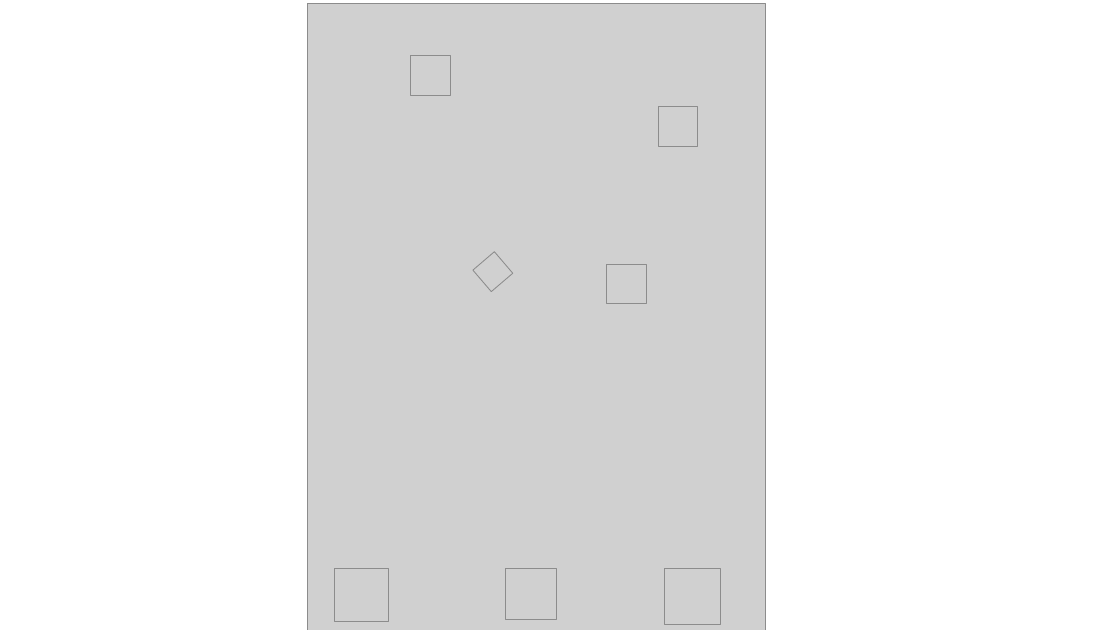
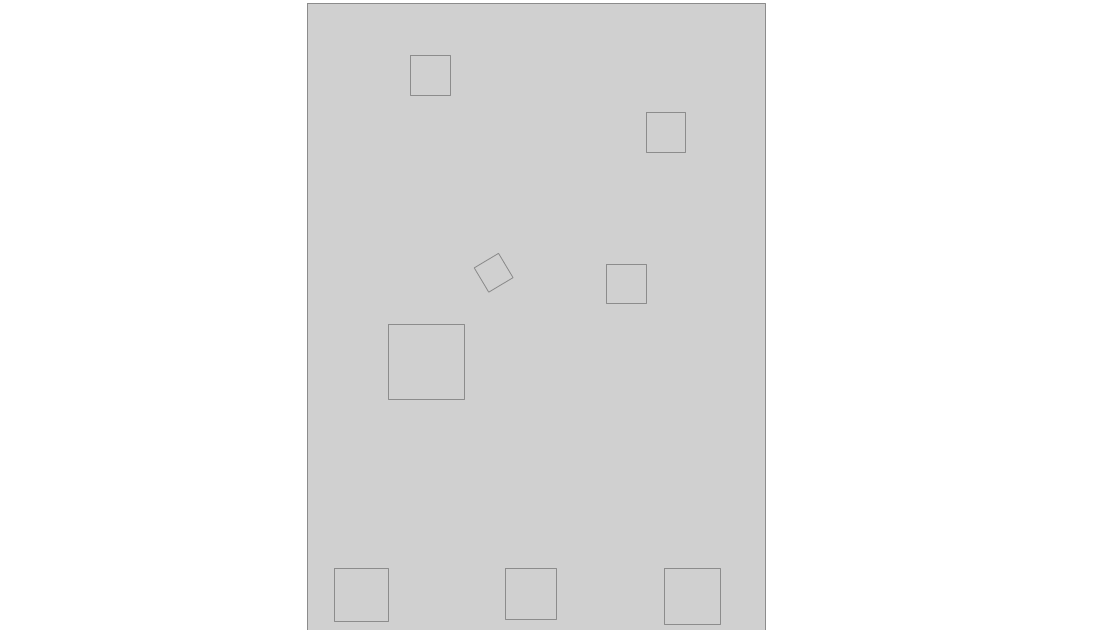
Before and after one commit to sdiaman1/Bluey, a slide deck: slide 1 of readme/Bluey.pptx. Drawn at 1120x630 pixels with LibreOffice and Linux fonts; fonts in the diff are those of the drawing; grey boxes stand for pictures. Boxes give left, top, right and bottom in pixels: in the first picture for what was removed or moved away, otherwise in the second. Text is boxed around its words. In the diff, an @@ line names an element or a change of style, - is before the commit and + after.

Commit message:
Update readme .pptx and .png.

```diff
--- a/readme/Bluey.pptx
+++ b/readme/Bluey.pptx
@@ picture: place and size @@
-picture at (658, 107, 698, 147)
+picture at (646, 113, 686, 153)
@@ picture at (474, 253, 514, 293): rotation 319 to 329 degrees @@
@@ picture added at (389, 324, 465, 400) @@
```
Also in this commit, not shown: 1 other file.
